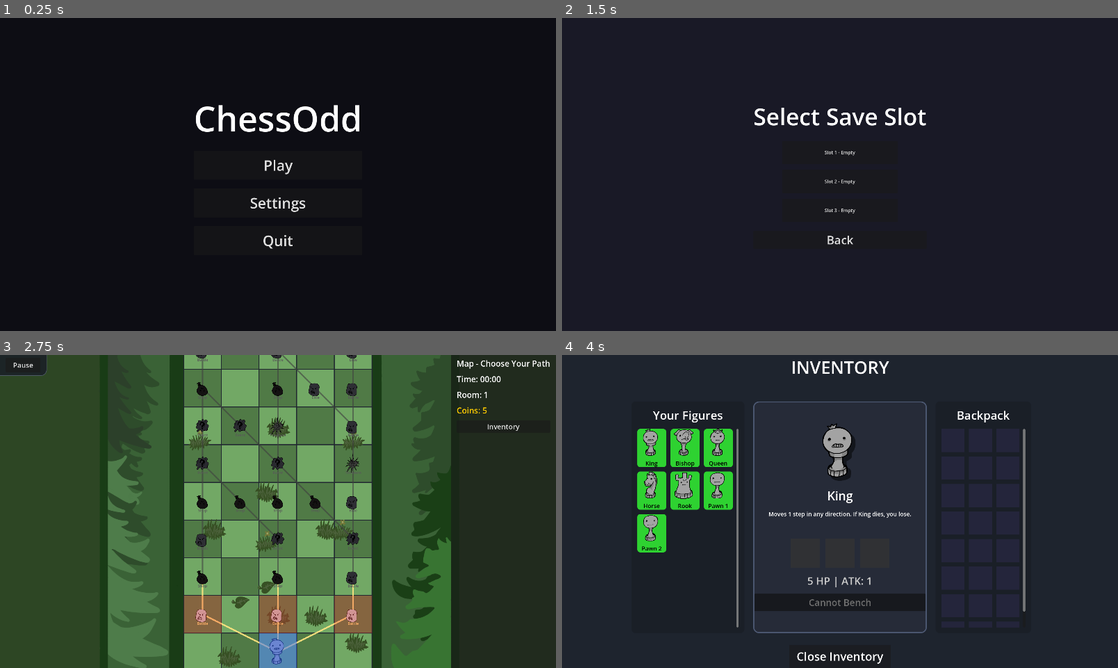
Above: before the commit, frames 1-4 (two rows, left to right).
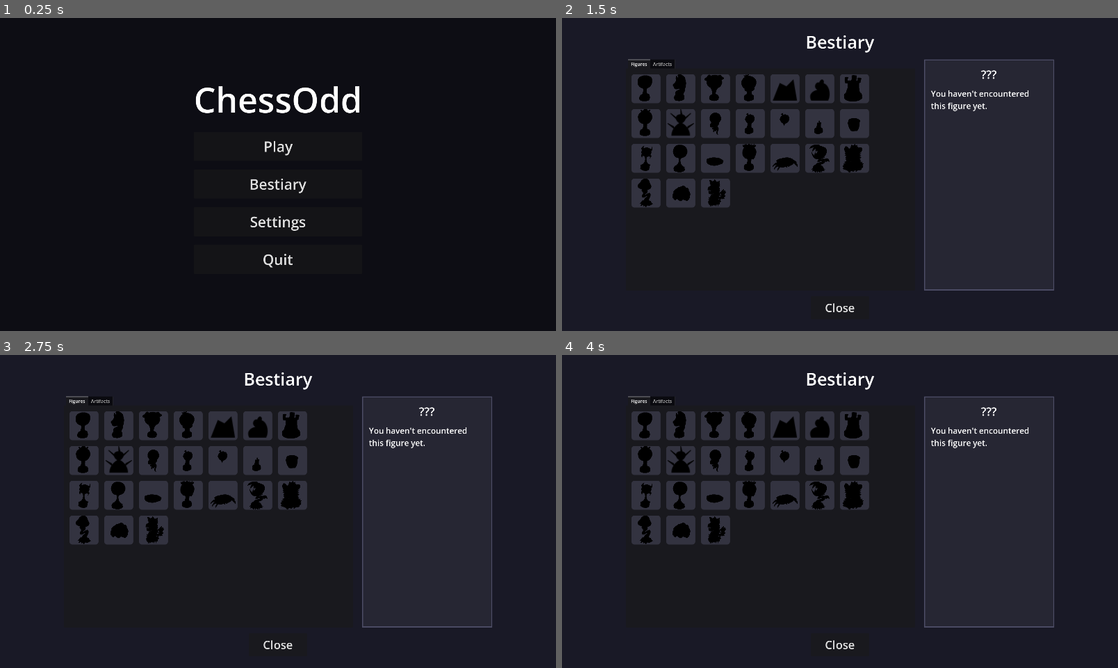
Above: after the commit, the same moments.

Repository: VAXVORTEX/Chessodd
Game: Godot game, scene res://Main.tscn
Two runs of this game, one before a commit and one after it. Both use one fixed random seed, a clock stepped at 60 frames per second and the inputs below.
Inputs (mouse positions are in pixels of both pictures, inside the frame that each line leads up to):
- Up to frame 1 (0.25 s): no input
- Up to frame 2 (1.5 s): click (840, 183) at 0.5 s, where only the run after the commit has a clickable "Bestiary"; click "Play" at 1.25 s
- Up to frame 3 (2.75 s): click (278, 483) at 2 s, where only the run after the commit has a clickable "Play"
- Up to frame 4 (4 s): click "Inventory" at 2.75 s; click (650, 442) at 3.52 s

The runs differ from the first frame. In frame 1, 2.6% of the frame differs, in the area x 35-65%, y 21-80%; in frame 2, 12%; in frame 3, 80%, in the area x 0-100%, y 0-100%; in frame 4, 24%.

Commit message:
feat: add bestiary to track seen items and pieces across runs

Diff:
--- a/Main.gd
+++ b/Main.gd
@@ -155,6 +155,18 @@
 var game_over_panel: ColorRect
 var inv_level_lbl: Label
 var inv_time_lbl: Label
+var meta_data = {"seen_pieces": [], "seen_items": []}
+var bestiary_panel: BestiaryMenu
+
+func register_seen_piece(type_id: int):
+	if typeof(type_id) == TYPE_INT and not meta_data["seen_pieces"].has(type_id):
+		meta_data["seen_pieces"].append(type_id)
+		SaveManager.save_meta(meta_data)
+
+func register_seen_item(item_id: String):
+	if item_id != "" and not meta_data["seen_items"].has(item_id):
+		meta_data["seen_items"].append(item_id)
+		SaveManager.save_meta(meta_data)
 
 func _notification(what):
 	if what == NOTIFICATION_WM_CLOSE_REQUEST:
@@ -224,6 +236,7 @@
 	get_window().content_scale_mode = Window.CONTENT_SCALE_MODE_CANVAS_ITEMS
 	get_window().content_scale_aspect = Window.CONTENT_SCALE_ASPECT_KEEP
 	add_to_group("main")
+	meta_data = SaveManager.load_meta()
 	tex_pawn_player = load("res://images/pawn.png")
 	tex_pawn_bot = load("res://images/pawn.png")
 	tex_knight_player = load("res://images/knight_player.svg")
@@ -2212,6 +2225,7 @@
 
 		if is_figure:
 			var ft = figure_pool[randi() % figure_pool.size()]
+			register_seen_piece(ft)
 			var cost = s.get("cost", s.get("cost_figure", 8))
 			var data = PieceData.registry.get(ft, PieceData.registry[PieceType.PAWN])
 			var type_name = data.get("title", "Unknown")
@@ -2266,6 +2280,7 @@
 			vbox.add_child(btn_wrap)
 		else:
 			var it = item_pool[randi() % item_pool.size()]
+			register_seen_item(it)
 			var cost = s.get("cost", s.get("cost_item", 10))
 
 			var icon = TextureRect.new()
@@ -2866,6 +2881,8 @@
 			var rand_fig = figure_pool[randi() % figure_pool.size()]
 			var rand_item = item_pool[randi() % item_pool.size()]
 
+			register_seen_piece(rand_fig)
+			register_seen_item(rand_item)
 			unassigned_items.append(rand_item)
 
 			var empty_player_spots = []
--- /dev/null
+++ b/scripts/BestiaryMenu.gd
@@ -0,0 +1,213 @@
+extends ColorRect
+class_name BestiaryMenu
+
+var main: Node
+var tabs: TabContainer
+
+var grid_pieces: GridContainer
+var grid_items: GridContainer
+
+var info_name: Label
+var info_desc: Label
+
+var item_pool = ["knife", "bottle", "boots", "dark_mirror", "hand", "blood_knife", "torch", "finger", "shark_tooth", "hoof", "brain_jar"]
+
+func _init(_main: Node):
+	main = _main
+	color = Color(0.1, 0.1, 0.15, 1.0)
+	set_anchors_and_offsets_preset(Control.PRESET_FULL_RECT)
+	z_index = 2000
+	hide()
+
+	var margin = MarginContainer.new()
+	margin.add_theme_constant_override("margin_top", 40)
+	margin.add_theme_constant_override("margin_bottom", 40)
+	margin.add_theme_constant_override("margin_left", 80)
+	margin.add_theme_constant_override("margin_right", 80)
+	margin.set_anchors_and_offsets_preset(Control.PRESET_FULL_RECT)
+	add_child(margin)
+
+	var vbox = VBoxContainer.new()
+	vbox.add_theme_constant_override("separation", 20)
+	margin.add_child(vbox)
+
+	var header = Label.new()
+	header.text = "Bestiary"
+	header.set("theme_override_font_sizes/font_size", 60)
+	header.horizontal_alignment = HORIZONTAL_ALIGNMENT_CENTER
+	vbox.add_child(header)
+
+	var hbox = HBoxContainer.new()
+	hbox.size_flags_vertical = Control.SIZE_EXPAND_FILL
+	hbox.add_theme_constant_override("separation", 30)
+	hbox.alignment = BoxContainer.ALIGNMENT_CENTER
+	vbox.add_child(hbox)
+
+	# Left: Tabs for grids
+	tabs = TabContainer.new()
+	tabs.custom_minimum_size = Vector2(1000, 700)
+	tabs.size_flags_vertical = Control.SIZE_EXPAND_FILL
+	hbox.add_child(tabs)
+
+	var scroll_p = ScrollContainer.new()
+	scroll_p.name = "Figures"
+	tabs.add_child(scroll_p)
+
+	grid_pieces = GridContainer.new()
+	grid_pieces.columns = 7
+	grid_pieces.add_theme_constant_override("h_separation", 20)
+	grid_pieces.add_theme_constant_override("v_separation", 20)
+	var gp_margin = MarginContainer.new()
+	gp_margin.add_theme_constant_override("margin_top", 20)
+	gp_margin.add_theme_constant_override("margin_left", 20)
+	gp_margin.add_child(grid_pieces)
+	scroll_p.add_child(gp_margin)
+
+	var scroll_i = ScrollContainer.new()
+	scroll_i.name = "Artifacts"
+	tabs.add_child(scroll_i)
+
+	grid_items = GridContainer.new()
+	grid_items.columns = 7
+	grid_items.add_theme_constant_override("h_separation", 20)
+	grid_items.add_theme_constant_override("v_separation", 20)
+	var gi_margin = MarginContainer.new()
+	gi_margin.add_theme_constant_override("margin_top", 20)
+	gi_margin.add_theme_constant_override("margin_left", 20)
+	gi_margin.add_child(grid_items)
+	scroll_i.add_child(gi_margin)
+
+	# Right: Info panel
+	var info_panel = PanelContainer.new()
+	info_panel.custom_minimum_size = Vector2(450, 700)
+	info_panel.size_flags_vertical = Control.SIZE_EXPAND_FILL
+	var sb = StyleBoxFlat.new()
+	sb.bg_color = Color(0.15, 0.15, 0.2)
+	sb.border_width_left = 4
+	sb.border_width_top = 4
+	sb.border_width_right = 4
+	sb.border_width_bottom = 4
+	sb.border_color = Color(0.3, 0.3, 0.4)
+	info_panel.add_theme_stylebox_override("panel", sb)
+	hbox.add_child(info_panel)
+
+	var info_margin = MarginContainer.new()
+	info_margin.add_theme_constant_override("margin_top", 20)
+	info_margin.add_theme_constant_override("margin_bottom", 20)
+	info_margin.add_theme_constant_override("margin_left", 20)
+	info_margin.add_theme_constant_override("margin_right", 20)
+	info_panel.add_child(info_margin)
+
+	var info_vbox = VBoxContainer.new()
+	info_vbox.add_theme_constant_override("separation", 20)
+	info_margin.add_child(info_vbox)
+
+	info_name = Label.new()
+	info_name.text = "Hover over an icon"
+	info_name.set("theme_override_font_sizes/font_size", 40)
+	info_name.horizontal_alignment = HORIZONTAL_ALIGNMENT_CENTER
+	info_name.autowrap_mode = TextServer.AUTOWRAP_WORD_SMART
+	info_vbox.add_child(info_name)
+
+	info_desc = Label.new()
+	info_desc.text = ""
+	info_desc.set("theme_override_font_sizes/font_size", 28)
+	info_desc.autowrap_mode = TextServer.AUTOWRAP_WORD_SMART
+	info_vbox.add_child(info_desc)
+
+	var btn_close = Button.new()
+	btn_close.text = "Close"
+	btn_close.set("theme_override_font_sizes/font_size", 40)
+	btn_close.custom_minimum_size = Vector2(200, 80)
+	btn_close.size_flags_horizontal = Control.SIZE_SHRINK_CENTER
+	btn_close.pressed.connect(func(): hide())
+	vbox.add_child(btn_close)
+
+	visibility_changed.connect(_on_visibility_changed)
+
+func _on_visibility_changed():
+	if visible:
+		populate_grids()
+
+func populate_grids():
+	for c in grid_pieces.get_children():
+		c.queue_free()
+	for c in grid_items.get_children():
+		c.queue_free()
+
+	var seen_pieces = main.meta_data.get("seen_pieces", [])
+	var seen_items = main.meta_data.get("seen_items", [])
+
+	# Populate Pieces
+	var pieces = PieceData.registry.keys()
+	pieces.sort()
+	for p_type in pieces:
+		var data = PieceData.registry[p_type]
+		var is_seen = seen_pieces.has(p_type)
+		var tex = PieceData.get_piece_texture(p_type, true)
+		if not tex: tex = PieceData.get_piece_texture(p_type, false)
+
+		var icon = TextureRect.new()
+		icon.custom_minimum_size = Vector2(100, 100)
+		icon.expand_mode = TextureRect.EXPAND_IGNORE_SIZE
+		icon.stretch_mode = TextureRect.STRETCH_KEEP_ASPECT_CENTERED
+		icon.texture = tex
+
+		var wrapper = PanelContainer.new()
+		var w_sb = StyleBoxFlat.new()
+		w_sb.bg_color = Color(0.2, 0.2, 0.25)
+		w_sb.corner_radius_top_left = 10
+		w_sb.corner_radius_top_right = 10
+		w_sb.corner_radius_bottom_left = 10
+		w_sb.corner_radius_bottom_right = 10
+		wrapper.add_theme_stylebox_override("panel", w_sb)
+		wrapper.add_child(icon)
+
+		if not is_seen:
+			icon.self_modulate = Color(0, 0, 0, 1) # Silhouette
+
+		wrapper.gui_input.connect(func(event):
+			if event is InputEventMouseMotion:
+				if is_seen:
+					info_name.text = data.get("title", "Unknown")
+					info_desc.text = data.get("desc", "")
+				else:
+					info_name.text = "???"
+					info_desc.text = "You haven't encountered this figure yet."
+		)
+		grid_pieces.add_child(wrapper)
+
+	# Populate Items
+	for it in item_pool:
+		var is_seen = seen_items.has(it)
+		var tex = main.inventory_manager.get_item_texture(it)
+
+		var icon = TextureRect.new()
+		icon.custom_minimum_size = Vector2(100, 100)
+		icon.expand_mode = TextureRect.EXPAND_IGNORE_SIZE
+		icon.stretch_mode = TextureRect.STRETCH_KEEP_ASPECT_CENTERED
+		icon.texture = tex
+
+		var wrapper = PanelContainer.new()
+		var w_sb = StyleBoxFlat.new()
+		w_sb.bg_color = Color(0.2, 0.2, 0.25)
+		w_sb.corner_radius_top_left = 10
+		w_sb.corner_radius_top_right = 10
+		w_sb.corner_radius_bottom_left = 10
+		w_sb.corner_radius_bottom_right = 10
+		wrapper.add_theme_stylebox_override("panel", w_sb)
+		wrapper.add_child(icon)
+
+		if not is_seen:
+			icon.self_modulate = Color(0, 0, 0, 1) # Silhouette
+
+		wrapper.gui_input.connect(func(event):
+			if event is InputEventMouseMotion:
+				if is_seen:
+					info_name.text = it.replace("_", " ").capitalize()
+					info_desc.text = ItemManager.get_item_description(it)
+				else:
+					info_name.text = "???"
+					info_desc.text = "You haven't encountered this artifact yet."
+		)
+		grid_items.add_child(wrapper)
--- a/scripts/EnemySpawner.gd
+++ b/scripts/EnemySpawner.gd
@@ -1,6 +1,7 @@
 class_name EnemySpawner
 
 static func spawn_piece(main: Node, x: int, y: int, is_player: bool, type: int = 0) -> Node:
+	main.register_seen_piece(type)
 	var data = PieceData.registry.get(type, PieceData.registry[main.PieceType.PAWN])
 	var tex = PieceData.get_piece_texture(type, is_player)
 
--- a/scripts/SaveManager.gd
+++ b/scripts/SaveManager.gd
@@ -70,3 +70,23 @@
 	var path = save_dir + "/save_" + str(slot_id) + ".json"
 	if FileAccess.file_exists(path):
 		DirAccess.remove_absolute(path)
+static func save_meta(data: Dictionary):
+	init_system()
+	var file = FileAccess.open(save_dir + "/meta_save.json", FileAccess.WRITE)
+	if file:
+		file.store_string(JSON.stringify(data, "\t"))
+
+static func load_meta() -> Dictionary:
+	var path = save_dir + "/meta_save.json"
+	if not FileAccess.file_exists(path):
+		return {"seen_pieces": [], "seen_items": []}
+	var file = FileAccess.open(path, FileAccess.READ)
+	if file:
+		var json = JSON.new()
+		var err = json.parse(file.get_as_text())
+		if err == OK:
+			var data = json.get_data()
+			if not data.has("seen_pieces"): data["seen_pieces"] = []
+			if not data.has("seen_items"): data["seen_items"] = []
+			return data
+	return {"seen_pieces": [], "seen_items": []}
--- a/scripts/UIBuilder.gd
+++ b/scripts/UIBuilder.gd
@@ -697,6 +697,14 @@
 	btn_play.pressed.connect(func(): main.open_save_slots())
 	mm_vbox.add_child(btn_play)
 
+	var btn_bestiary = Button.new()
+	btn_bestiary.text = "Bestiary"
+	btn_bestiary.add_to_group("translateable")
+	btn_bestiary.set("theme_override_font_sizes/font_size", 50)
+	btn_bestiary.custom_minimum_size = Vector2(400, 100)
+	btn_bestiary.pressed.connect(func(): main.bestiary_panel.show())
+	mm_vbox.add_child(btn_bestiary)
+
 	var btn_mm_settings = Button.new()
 	btn_mm_settings.text = "Settings"
 	btn_mm_settings.add_to_group("translateable")
@@ -748,6 +756,10 @@
 	# --- SETTINGS UI ---
 	main.settings_panel = SettingsMenu.new(main)
 	main.ui_layer.add_child(main.settings_panel)
+
+	# --- BESTIARY UI ---
+	main.bestiary_panel = BestiaryMenu.new(main)
+	main.ui_layer.add_child(main.bestiary_panel)
 
 
 
